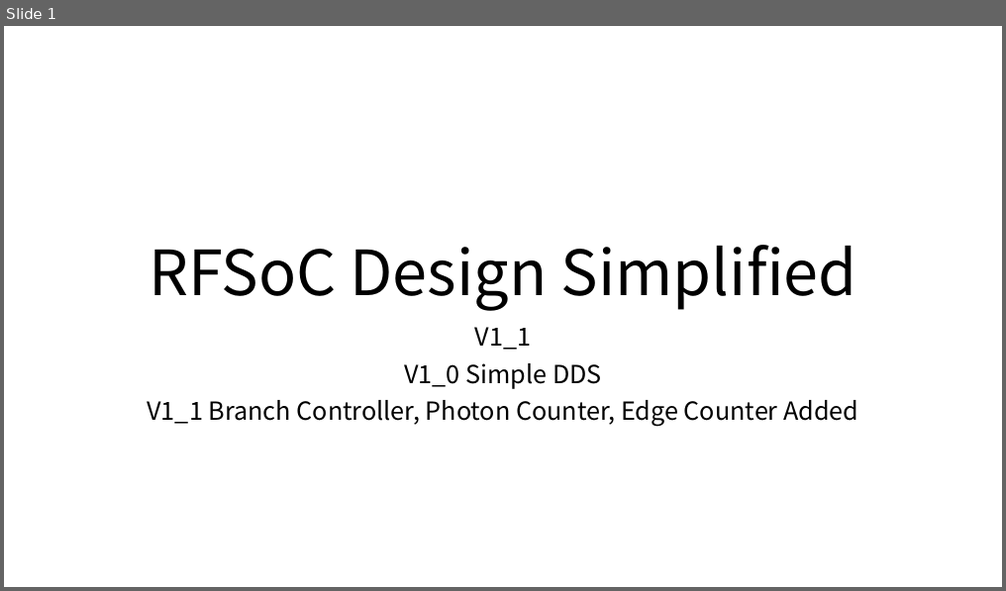
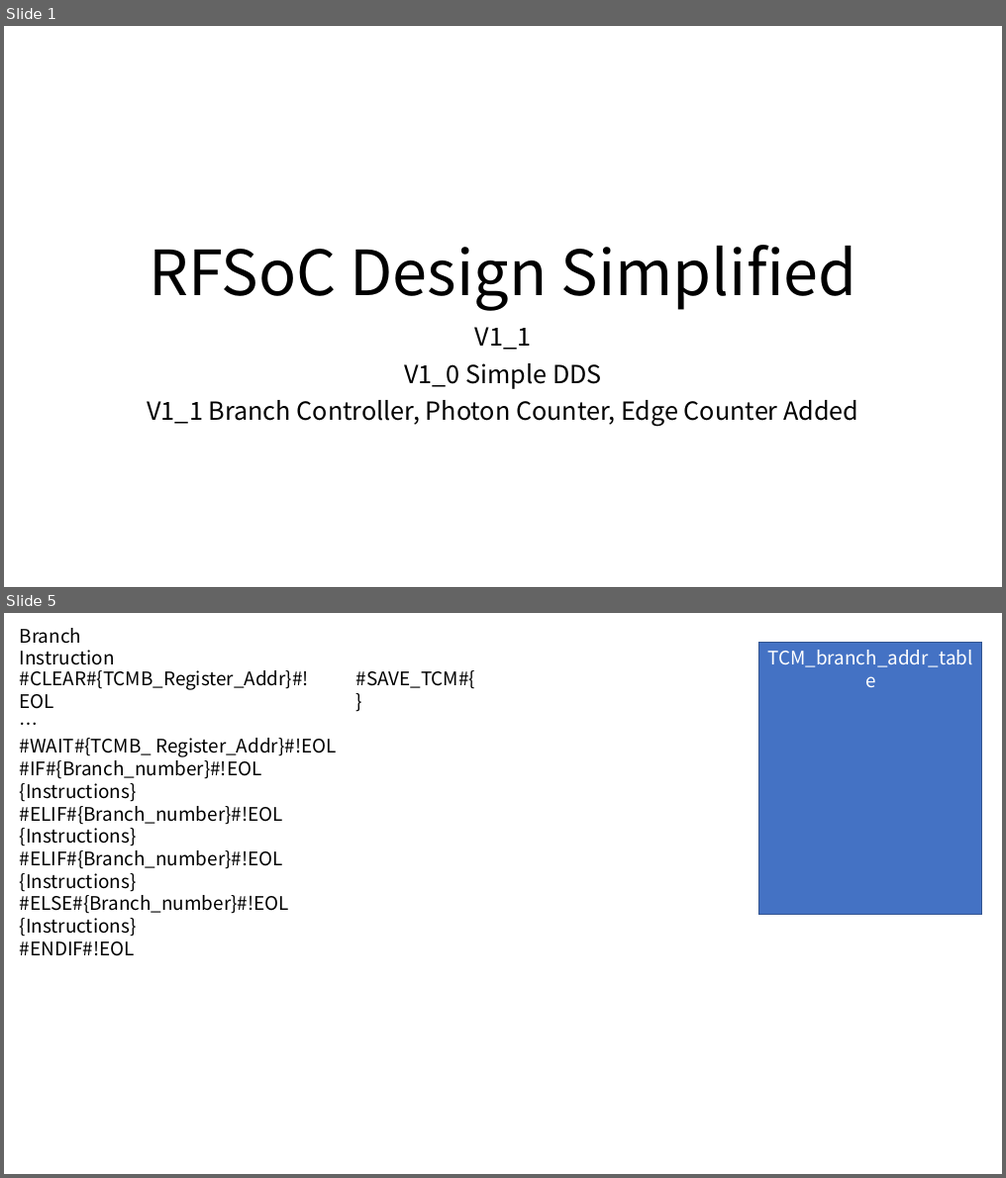
Before and after one commit to snu-quiqcl/RFSoC, a slide deck: Documents/RFSoC_Design_V1_1.pptx. Shown one above the other, each under a label of ours: slide 1 before the commit, slides 1 and 5 after it; the slides between them are not shown. The pictures are 1006x591 and 1006x1178 pixels, drawn with LibreOffice and Linux fonts; fonts in the diff are those of the drawing. Boxes give left, top, right and bottom in pixels: in the first picture for what was removed or moved away, otherwise in the second. Text is boxed around its words. In the diff, an @@ line names an element or a change of style, - is before the commit and + after.

```diff
--- a/Documents/RFSoC_Design_V1_1.pptx
+++ b/Documents/RFSoC_Design_V1_1.pptx
@@ slide 5 added at (4,613,1002,1174), background #FFFFFF @@
@@ text added at (20,628,115,665), 18 pt, text #000000 @@
+Branch Instruction
@@ rectangle added at (759,642,982,914), fill #4472C4, outline #325491 1 pt, 18 pt, text #FFFFFF @@
+TCM_branch_addr_table
@@ text added at (20,670,336,957), 18 pt, text #000000 @@
+#CLEAR#{TCMB_Register_Addr}#!EOL
+…
+#WAIT#{TCMB_ Register_Addr}#!EOL
+#IF#{Branch_number}#!EOL
+{Instructions}
+#ELIF#{Branch_number}#!EOL
+{Instructions}
+#ELIF#{Branch_number}#!EOL
+{Instructions}
+#ELSE#{Branch_number}#!EOL
+{Instructions}
+#ENDIF#!EOL
@@ text added at (356,670,476,689), 18 pt, text #000000 @@
+#SAVE_TCM#{}
```
Also in this commit, not shown: 1 slide changed, 3 other slides added, 57 other files.
